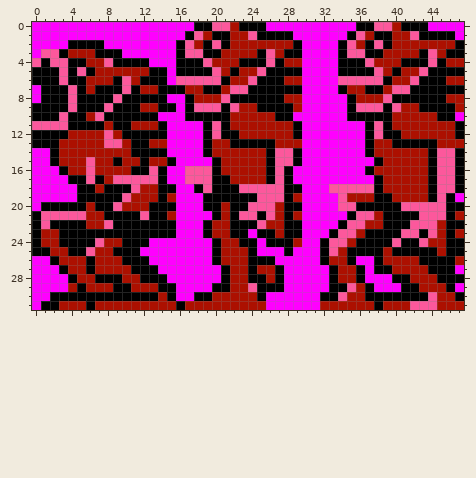
A pixel-art sprite gets an edit: GameCastlevania/04-Collision/textures/enemy/3.png. Above is the file before it was changed.
Colours within 5 levels of each other are drawn and written as one.
And afterwards:
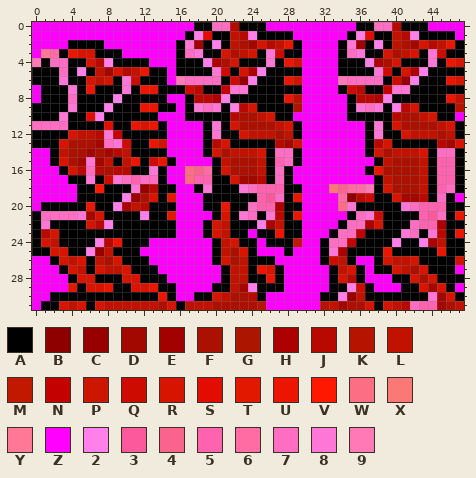
Palette (. is transparent): A #000000  B #8e0000  C #980000  D #a20700  E #a30000  F #ac1000  G #ac1600  H #ad0000  J #b70900  K #b71400  L #c11200  M #c21800  N #c30200  P #cc1600  Q #cd0b00  R #d71400  S #e20d00  T #e21800  U #ec1600  V #ff1800  W #fb6e83  X #fa7976  Y #ff7996  Z #ff00ff  2 #ff80ea  3 #fc589c  4 #fb638f  5 #ff63af  6 #ff6ca3  7 #ff6ec3  8 #ff77d6  9 #ff79b6
The exact change:
file 96x64 -> 48x32 pixels (blocks of 2x2 -> 1x1; one block is one cell here)
Changed rows in their new state; - is an unchanged pixel.
first column x 0:
 0 --------------------77J---------------77J-------
 1 ------------------2S--LJ2-----------2S--LJ2-----
 2 -----------------8E-2-L-DRJLU------8E-2-L-DRJLU-
 3 -Y6-URR----------78--R-LR-8Q-------78--R-LR-8Q--
 4 9-77--RJ2----------2H-R---8-UP-------2H-R---8-UR
 5 ---7-2-LDRJLU-------8Q-RH2------------8Q-RH2----
 6 ---8--RLR-8Q----97777-QC2---UP----97777-QC2---UR
 7 ----8-U---8-UU---QJ--N88-----------QJ--N88------
 8 ----7----2--------JJH2------UK------JJH2------UL
 9 ----8---2---UU----878-2JR----G------878-2JR----K
10 ---8--S2--------------J--LR-------------J--LR---
11 7777----S--URU------8-R----LR---------8-R----LR-
12 ----RLLJ8N----------8--RLLL-L---------8--RLLL-L-
13 ---R---D78Q--UP-----JR-----JDP--------JR-----JDR
14 ---L--D-DJL---------R-LLLR-77---------R-LLLR-77-
15 ---R-D8DL-LU-QU------L---L-57----------L---L-55-
16 ----RJ7J-JJ--8---W46-R---L-7----------U----L-55-
17 ------8-Q87577---W55--RDDJ-7-----------L---L-55-
18 -------V---8CJ-----8---87555-----X4669-R---L-57-
19 ----------2C-R-T---------5-7-T----6BJQ--RDDJ-7--
20 ------U--2HLJ--------U--755H------W8-----87555--
21 -77778DR----2--T-----R-87-8J-T------78Q----5-7-U
22 -8----RJ2-----------RL---2HL-------77HR---755H--
23 -JR-----------------RL-----U------77N----87-8J-U
24 -RL----2JU-----------LR------M---77N----2--2HL--
25 --RR--2CL------------L-R---------8H----U-----U--
26 ---RLR-L-R-----------R-L---------QL----RLLR----P
27 ----RL-RLLR-----------LL-UR-------LR----RL-R----
28 -----RR---RR----------LL--U-------RJ------R-R---
29 ----T-RRU--RRU--------LD2----------2Q------RDR--
30 --------------U-----RL--J---------2CL-------8DR-
31 ---RLR-RLLLLLL-R-KLL-----K------KLD--R-RLJ755D-L
